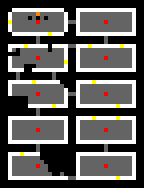
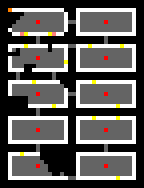
Comparing the layer stacks of the two 144 x 188 images. Changes:
painted on "Calque" over [8, 8, 56, 36]
painted on "Calque copié" over [8, 8, 48, 28]
